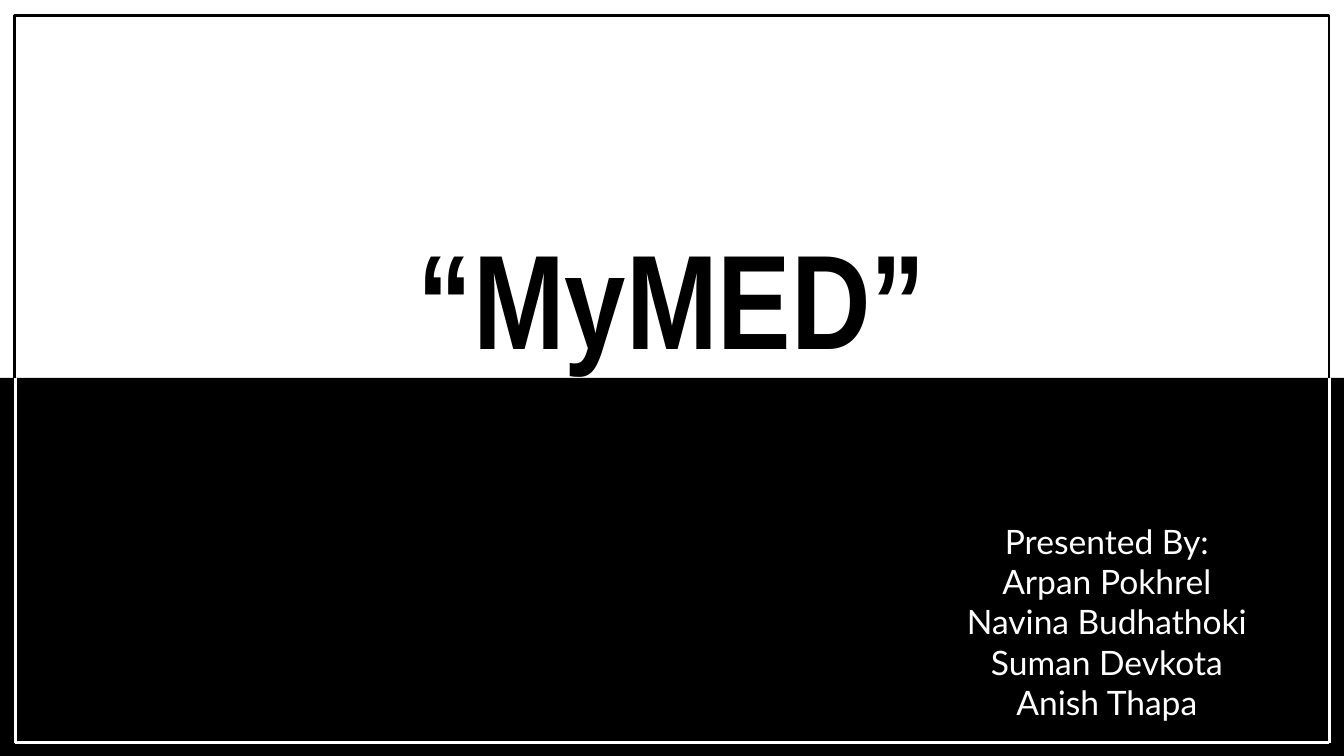
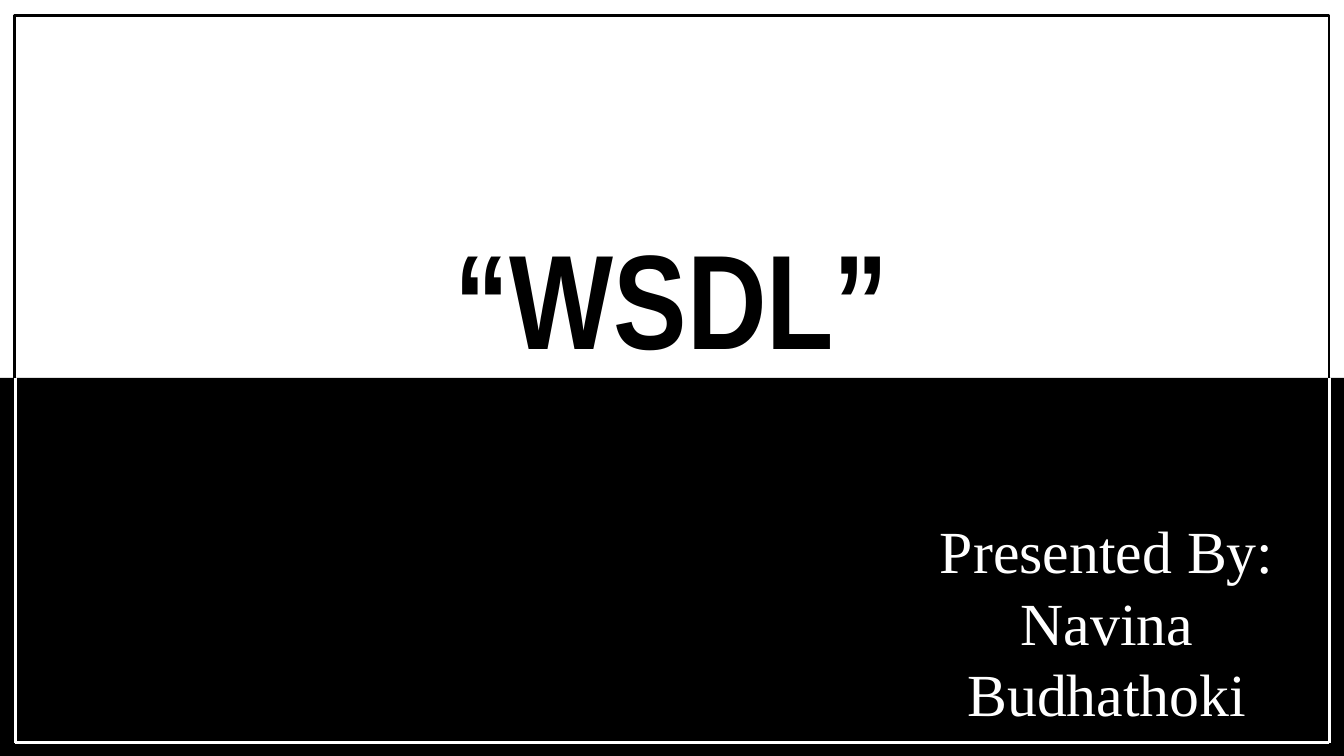
Before and after one commit to Suman8175/MyMed-PhpProject-, a slide deck: slide 1 of AppointmentReport/MyMed-Defense.pptx. Drawn at 1344x756 pixels with LibreOffice and Linux fonts; fonts in the diff are those of the drawing. Boxes give left, top, right and bottom in pixels: in the first picture for what was removed or moved away, otherwise in the second. Text is boxed around its words. In the diff, an @@ line names an element or a change of style, - is before the commit and + after.

```diff
--- a/AppointmentReport/MyMed-Defense.pptx
+++ b/AppointmentReport/MyMed-Defense.pptx
@@ title at [455, 255, 889, 351]: text changed @@
-“MyMED”
+“WSDL”
@@ subtitle "Presented By:" at [940, 531, 1273, 717]: size 18 to 32 pt, font Lato to Times New Roman @@
@@ subtitle at [1002, 569, 1211, 600]: paragraph removed @@
-Arpan Pokhrel
@@ subtitle at [991, 650, 1223, 721]: paragraphs removed @@
-Suman Devkota
-Anish Thapa
```
Also in this commit, not shown: 9 slides added, 10 slides removed, 16 other files.
